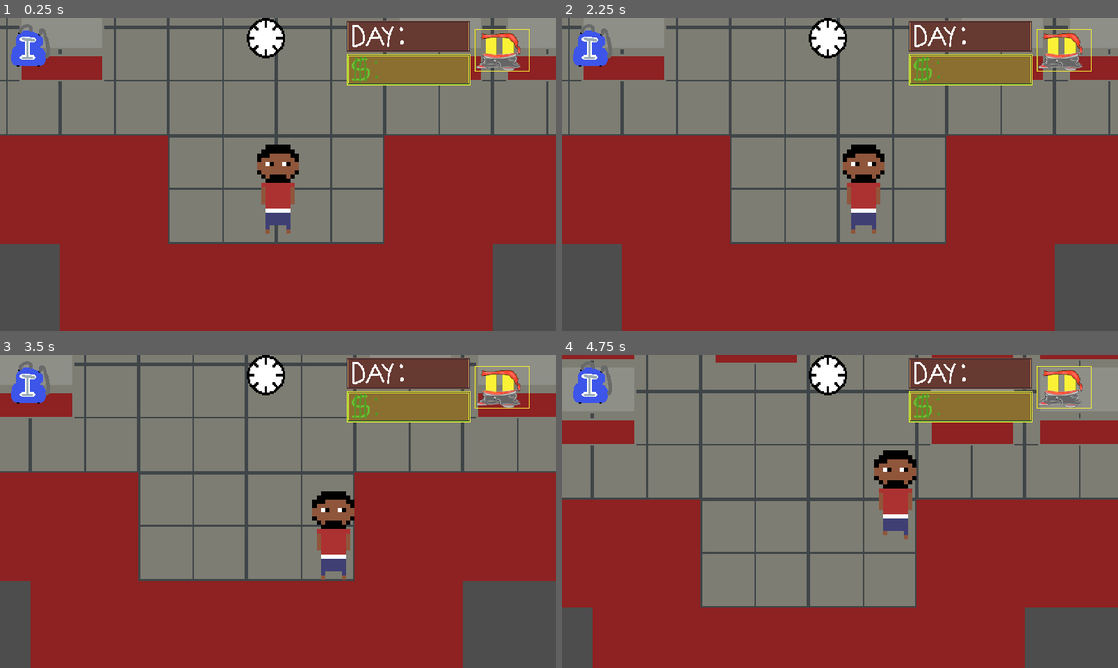
Above: before the commit, frames 1-4 (two rows, left to right).
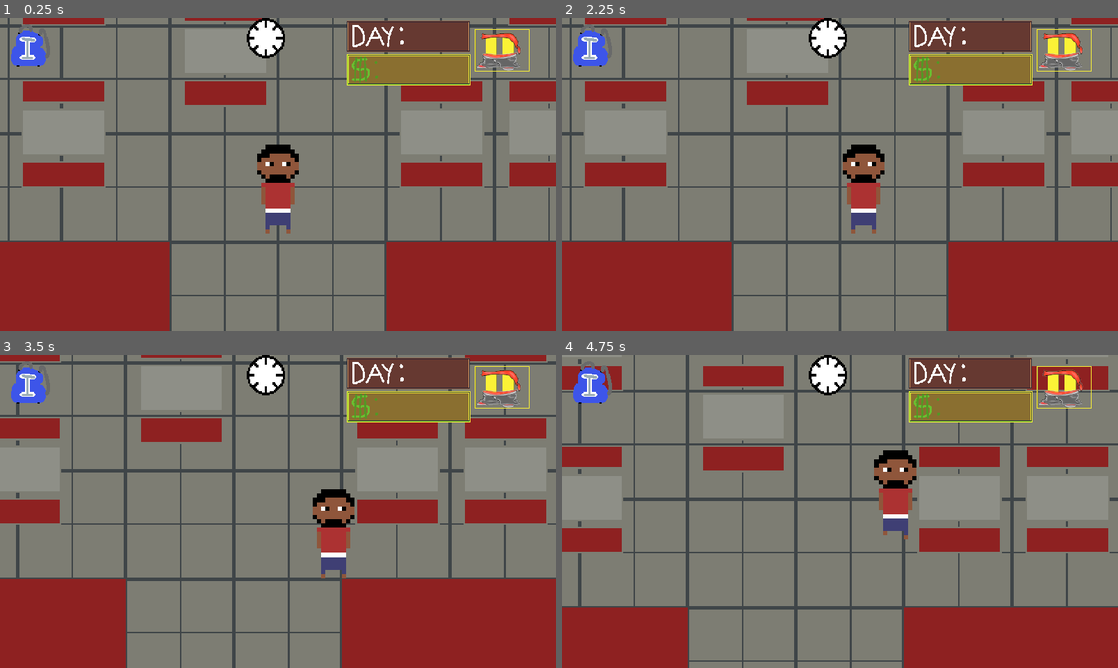
Above: after the commit, the same moments.

Repository: d0if/hood-rpg
Game: Godot game, scene res://Scenes/McBurger.tscn
Two runs of this game, one before a commit and one after it. Both use one fixed random seed, a clock stepped at 60 frames per second and the inputs below. This scene is started directly instead of the project's main scene.
Inputs (mouse positions are in pixels of both pictures, inside the frame that each line leads up to):
- Up to frame 1 (0.25 s): no input
- Up to frame 2 (2.25 s): click (589, 46) at 0.5 s; click (1062, 49) at 1.25 s; tap Enter at 2 s; hold Right (ui_right) from 2.03 s (still down); tap I (toggle_texture) at 2.1 s
- Up to frame 3 (3.5 s): release Right (ui_right) at 2.78 s; hold Down (ui_down) from 2.78 s (still down); tap Shift at 2.85 s
- Up to frame 4 (4.75 s): tap Space at 3.5 s; release Down (ui_down) at 3.53 s; hold Right (ui_right) 3.53-4.28 s; tap I (toggle_texture) at 3.6 s; tap Enter at 4.25 s; hold Up (ui_up) from 4.28 s (still down); tap Shift at 4.35 s

The runs differ from the first frame. In frame 1, 45% of the frame differs, in the area x 0-100%, y 0-100%; in frame 2, 45%; in frame 3, 46%; in frame 4, 44%.

Commit message:
02/04/2025

Diff:
--- a/Godot/Scenes/McBurger.tscn
+++ b/Godot/Scenes/McBurger.tscn
@@ -1,7 +1,8 @@
-[gd_scene load_steps=5 format=3 uid="uid://crijfkrwhsggc"]
+[gd_scene load_steps=7 format=3 uid="uid://crijfkrwhsggc"]
 
 [ext_resource type="Texture2D" uid="uid://m1wgnnujlt32" path="res://Art/tilesets/mcburger tileset/mcburge.png" id="1_ekpp5"]
 [ext_resource type="PackedScene" uid="uid://cq6vwjq76mc7s" path="res://Scenes/player.tscn" id="2_isima"]
+[ext_resource type="PackedScene" uid="uid://bbsav1rsm67u2" path="res://Scenes/door.tscn" id="3_qp3gs"]
 
 [sub_resource type="TileSetAtlasSource" id="TileSetAtlasSource_sk120"]
 texture = ExtResource("1_ekpp5")
@@ -29,6 +30,51 @@
 physics_layer_0/collision_layer = 1
 sources/0 = SubResource("TileSetAtlasSource_sk120")
 
+[sub_resource type="GDScript" id="GDScript_0tcg4"]
+script/source = "extends Node2D
+
+var target_scene = \"\"
+
+
+# Called when the node enters the scene tree for the first time.
+func _ready():
+	pass
+
+
+# Called every frame. 'delta' is the elapsed time since the previous frame.
+func _process(delta):
+	change_scenes()
+	pass
+
+
+func _on_area_2d_body_entered(body):
+	if not self.get_meta(\"Lock\"):
+		if body.has_method(\"player\"):
+			Global.transition_scene = true
+			target_scene = self.get_meta(\"Target\")
+			Global.paired_door = self.get_meta(\"Pairing\")
+	pass
+
+
+func _on_area_2d_body_exited(body):
+	if body.has_method(\"player\"):
+		Global.transition_scene = false
+	pass # Replace with function body.
+
+func change_scenes():
+	if Global.transition_scene && Global.paired_door == self.get_meta(\"Pairing\"):
+		#if Global.current_scene == (somehow get current scene file name)
+		var paired_door = self.get_meta(\"Pairing\")
+		Global.finish_changescenes(target_scene)
+
+func move_player_to_exit():
+	var players = get_tree().get_nodes_in_group(\"player\")
+
+	if players.size() > 0:
+		for possible_player in players:
+			possible_player.set_global_position($\"EXIT POSITION\".global_position)
+"
+
 [node name="Mcburger" type="Node2D"]
 
 [node name="TileMap" type="TileMap" parent="."]
@@ -42,5 +88,18 @@
 layer_2/tile_data = PackedInt32Array(458781, 524288, 0, 458787, 524288, 0, 458793, 524288, 0, 917549, 1048576, 0, 91754 …(194 unchanged characters)…
 
 [node name="Player" parent="." instance=ExtResource("2_isima")]
-position = Vector2(569, 505)
+position = Vector2(568, 442)
 scale = Vector2(2.5, 2.5)
+
+[node name="mcburger door" parent="." instance=ExtResource("3_qp3gs")]
+script = SubResource("GDScript_0tcg4")
+metadata/Pairing = "McG"
+metadata/Target = "World"
+
+[node name="DOOR COLLISION" parent="mcburger door/Area2D" index="0"]
+position = Vector2(567, 522)
+
+[node name="EXIT POSITION" parent="mcburger door" index="1"]
+position = Vector2(570, 465)
+
+[editable path="mcburger door"]
--- a/Godot/Scenes/door.tscn
+++ b/Godot/Scenes/door.tscn
@@ -3,7 +3,7 @@
 [ext_resource type="Script" path="res://Scripts/door.gd" id="1_fyqbq"]
 
 [sub_resource type="RectangleShape2D" id="RectangleShape2D_uo0oh"]
-size = Vector2(127, 24.5)
+size = Vector2(43, 44.25)
 
 [node name="DOOR-COPYPASTE" type="Node2D" groups=["doors"]]
 editor_description = "HOW TO SETUP DOOR:
--- a/Godot/Scenes/world.tscn
+++ b/Godot/Scenes/world.tscn
@@ -220,6 +220,51 @@
 [sub_resource type="RectangleShape2D" id="RectangleShape2D_8xydn"]
 size = Vector2(14, 26)
 
+[sub_resource type="GDScript" id="GDScript_nvpae"]
+script/source = "extends Node2D
+
+var target_scene = \"\"
+
+
+# Called when the node enters the scene tree for the first time.
+func _ready():
+	pass
+
+
+# Called every frame. 'delta' is the elapsed time since the previous frame.
+func _process(delta):
+	change_scenes()
+	pass
+
+
+func _on_area_2d_body_entered(body):
+	if not self.get_meta(\"Lock\"):
+		if body.has_method(\"player\"):
+			Global.transition_scene = true
+			target_scene = self.get_meta(\"Target\")
+			Global.paired_door = self.get_meta(\"Pairing\")
+	pass
+
+
+func _on_area_2d_body_exited(body):
+	if body.has_method(\"player\"):
+		Global.transition_scene = false
+	pass # Replace with function body.
+
+func change_scenes():
+	if Global.transition_scene && Global.paired_door == self.get_meta(\"Pairing\"):
+		#if Global.current_scene == (somehow get current scene file name)
+		var paired_door = self.get_meta(\"Pairing\")
+		Global.finish_changescenes(target_scene)
+
+func move_player_to_exit():
+	var players = get_tree().get_nodes_in_group(\"player\")
+
+	if players.size() > 0:
+		for possible_player in players:
+			possible_player.set_global_position($\"EXIT POSITION\".global_position)
+"
+
 [node name="world" type="Node2D"]
 position = Vector2(-9, 59)
 
@@ -325,6 +370,17 @@
 [node name="EXIT POSITION" type="Marker2D" parent="liq"]
 position = Vector2(313, 279)
 
+[node name="MCburger door" parent="." instance=ExtResource("15_slhwj")]
+script = SubResource("GDScript_nvpae")
+metadata/Pairing = "McG"
+metadata/Target = "McBurger"
+
+[node name="DOOR COLLISION" parent="MCburger door/Area2D" index="0"]
+position = Vector2(906.5, 557.125)
+
+[node name="EXIT POSITION" parent="MCburger door" index="1"]
+position = Vector2(908, 608)
+
 [connection signal="body_entered" from="Chingy_enter" to="." method="_on_chingy_enter_body_entered"]
 [connection signal="body_exited" from="Chingy_enter" to="." method="_on_chingy_enter_body_exited"]
 [connection signal="body_entered" from="Test-apt-door/Area2D" to="Test-apt-door" method="_on_area_2d_body_entered"]
@@ -335,3 +391,4 @@
 [connection signal="body_exited" from="liq/Area2D" to="liq" method="_on_area_2d_body_exited"]
 
 [editable path="gas-door"]
+[editable path="MCburger door"]
Not shown: 1 places in Godot/Scenes/world.tscn that only renumber resources
